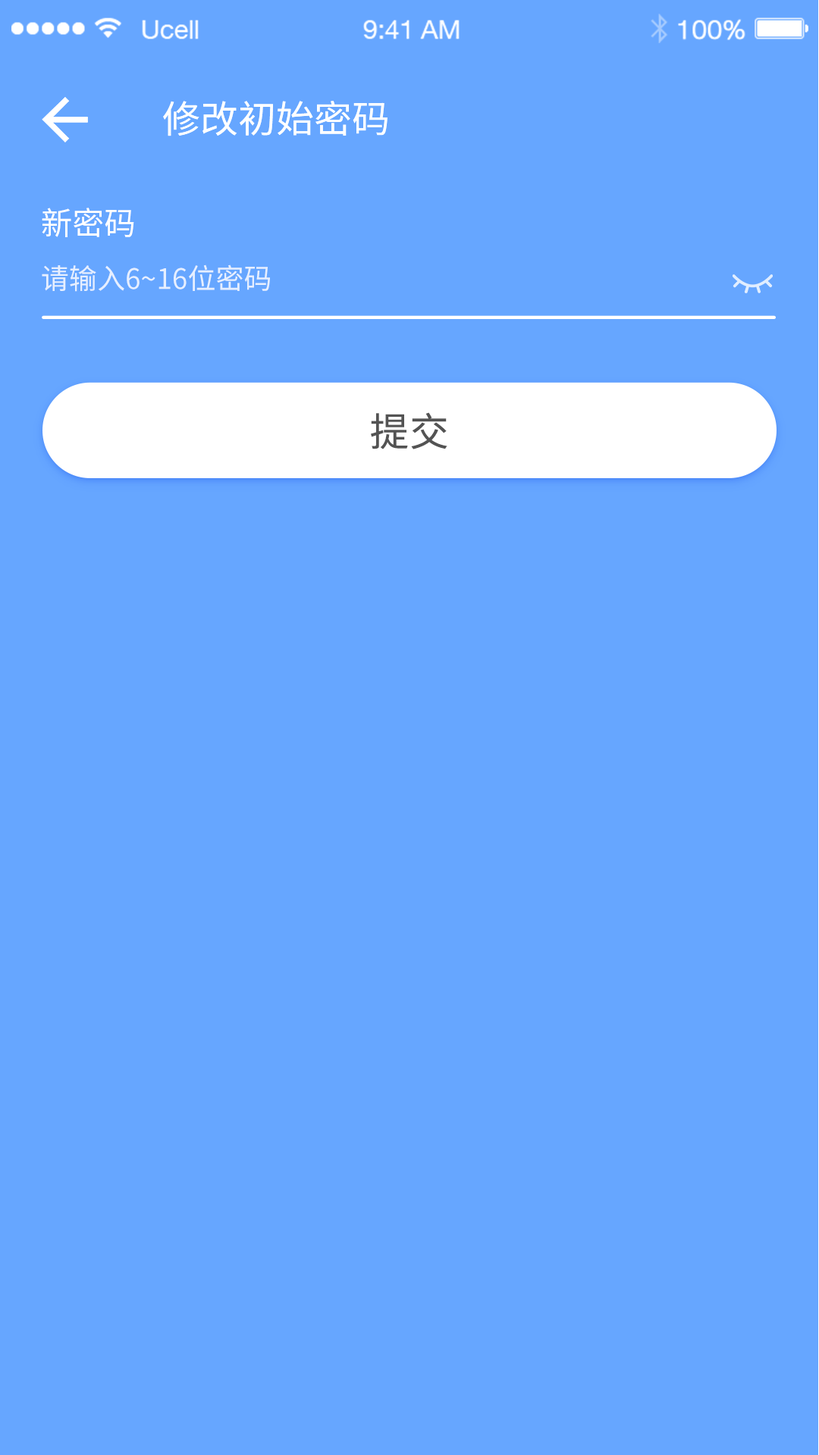
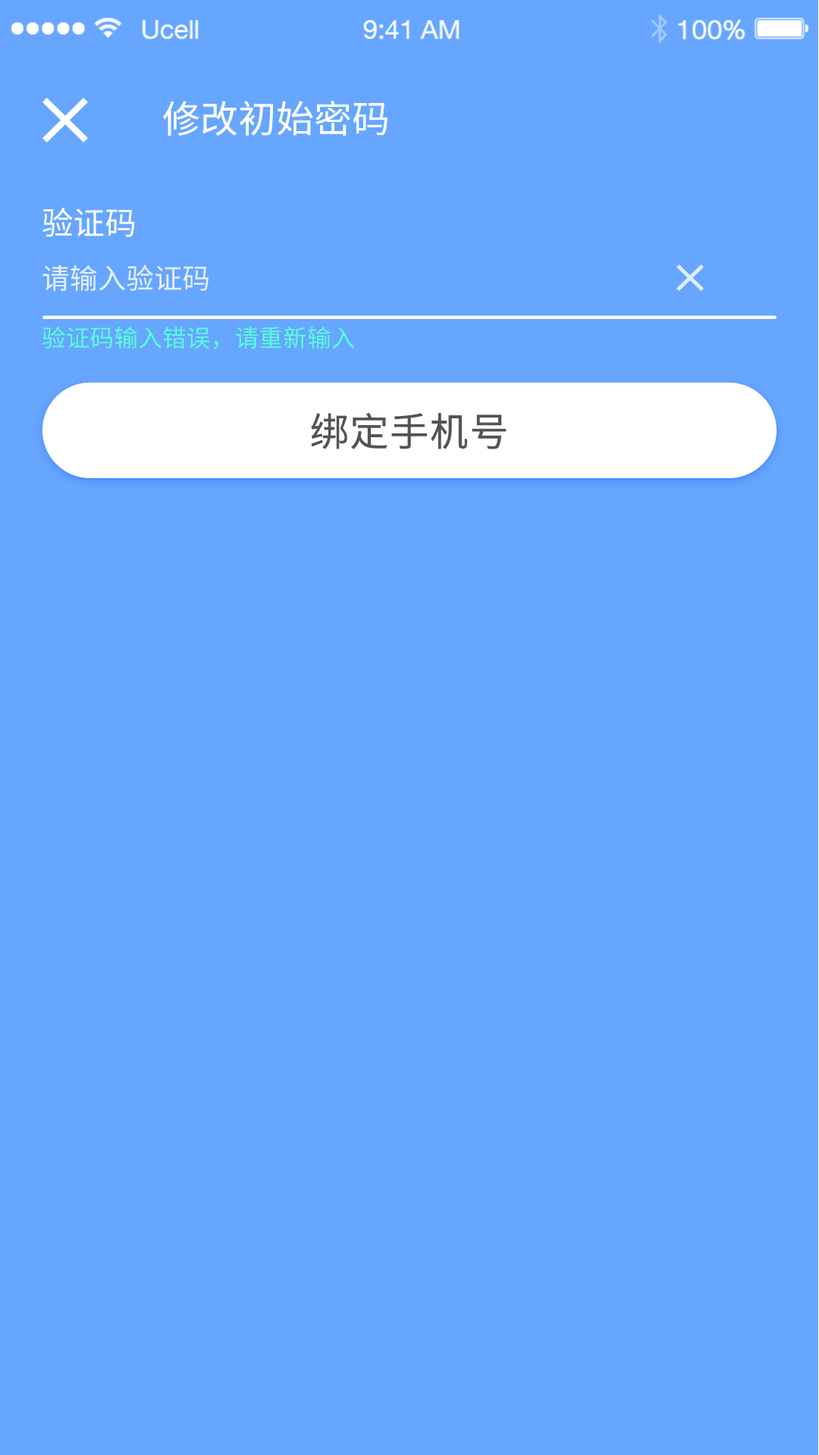
Comparing the layer stacks of the two 819x1455 images. Changes:
hid "返回" over [42, 97, 88, 143]
removed layer "返回 拷贝" from group "顶部导航" over [41, 97, 88, 142]
added layer "关闭" in group "顶部导航" over [42, 97, 88, 143]
showed group "输入验证码" (10 layers) over [41, 207, 777, 479]
added layer "关闭 拷贝 3" (80%) in group "Forms" over [676, 264, 704, 292]
painted on "验证码" over [42, 207, 135, 238]
painted on "请输入验证码" over [42, 264, 154, 292]
painted on "line 拷贝 2" (2nd of 3, in "画板 1" › "输入验证码" › "Forms") over [42, 315, 777, 320]
added layer "验证码输入错误，请重新输入" in group "Forms" over [42, 325, 355, 350]
painted on "绑定手机号" over [310, 413, 502, 450]
painted on "圆角矩形 1" (3rd of 4, in "画板 1" › "输入验证码" › "Login Button") over [41, 382, 752, 479]
hid group "创建新密码" (10 layers) over [41, 207, 777, 479]
painted on "请输入6~16位密码" over [70, 264, 270, 292]
painted on "line 拷贝 2" (3rd of 3, in "画板 1" › "创建新密码") over [41, 315, 776, 320]
painted on "提交" over [370, 413, 448, 450]
painted on "圆角矩形 1" (4th of 4, in "画板 1" › "创建新密码" › "Login Button") over [41, 382, 752, 479]
